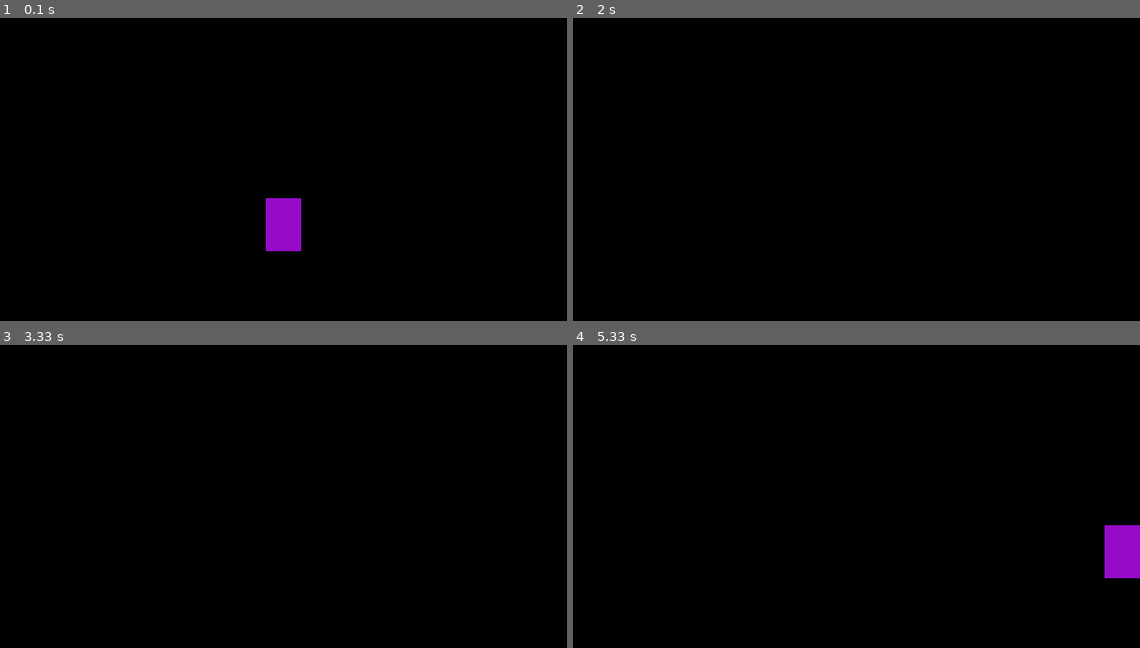
Above: before the commit, frames 1-4 (two rows, left to right).
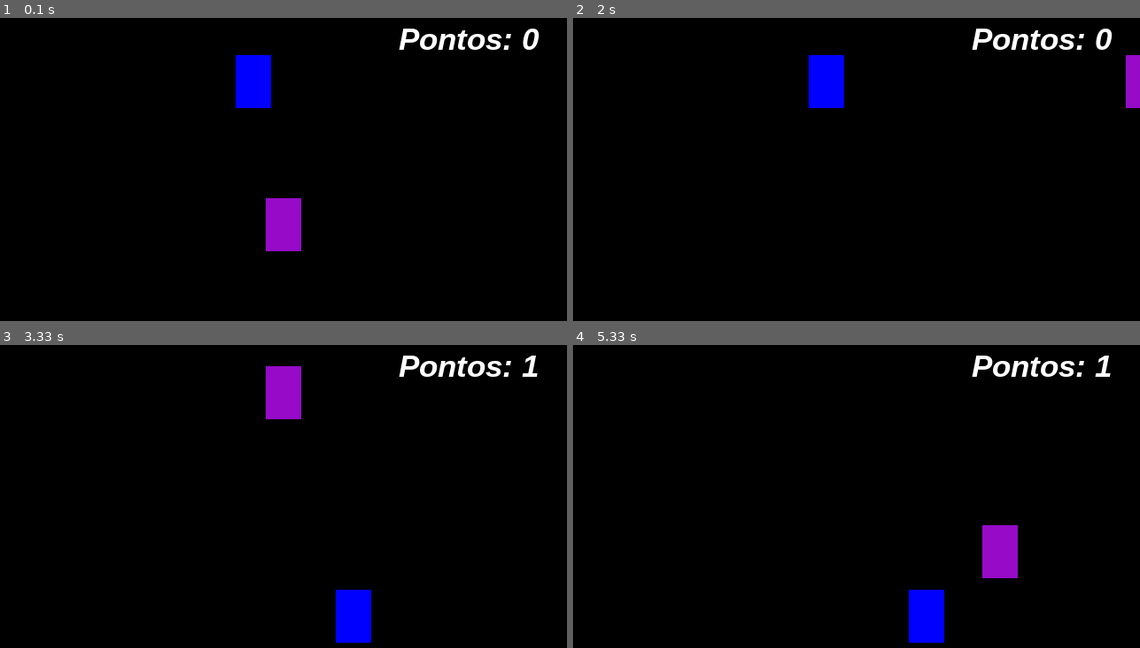
Above: after the commit, the same moments.

Repository: leort11/Aprendendo_Pygame
Game: pygame game, started from controlandoMov_03.py
Two runs of this game, one before a commit and one after it. Both use one fixed random seed, a clock stepped at 60 frames per second and the inputs below.
Inputs:
- Up to frame 1 (0.1 s): no input
- Up to frame 2 (2 s): hold D 0.33-0.8 s; hold W 0.83-1.13 s; hold D 1.17-1.63 s; hold A from 1.67 s (still down)
- Up to frame 3 (3.33 s): release A at 2.2 s; hold S 2.23-2.53 s; hold A 2.57-2.97 s; hold W from 3 s (still down)
- Up to frame 4 (5.33 s): release W at 3.37 s; hold D 3.4-4.03 s; hold A 4.47-4.93 s; hold D from 4.97 s (still down); tap Space at 5.03 s

The runs differ from the first frame. In frame 1, 1.8% of the frame differs, in the area x 41-96%, y 3-30%; in frame 2, 2.3%; in frame 3, 2.9%; in frame 4, 4.0%, in the area x 59-100%, y 3-99%.

Commit message:
Fazendo joguinho simples com colizão, musica e coleta de moedas

Diff:
--- a/controlandoMov_03.py
+++ b/controlandoMov_03.py
@@ -1,21 +1,50 @@
 import pygame
 from pygame.locals import *
 from sys import exit
+from random import randint
 
 pygame.init()
 
+# Música de fundo:
+pygame.mixer.music.set_volume(0.15) # Volume da música (0 a 1).
+musica_fundo = pygame.mixer.music.load('BoxCat Games - Victory.mp3')
+pygame.mixer.music.play(-1)
+
+# Efeitos sonoros:
+coin_sound = pygame.mixer.Sound('smw_coin.wav')
+coin_sound.set_volume(0.5) # Volume do efeito sonoro (0 a 1).
+
 largura = 640 # eixo x
 altura = 480 # eixo y
-x = largura / 2 - 20
-y = altura / 2
+x = int(largura / 2 - 20)
+y = int(altura / 2)
+vel = 9
 
+# Posição inicial do retângulo azul:
+x_azul = randint(40, 600)
+y_azul = randint(50, 430)
+
+# Texto:
+pontos = 0
+fonte = pygame.font.SysFont('arial', 35, True, True)
+
+# Tela:
 tela = pygame.display.set_mode((largura, altura))
 pygame.display.set_caption('Mexendo o boneco')
 relogio = pygame.time.Clock()
 
+# Função para gerar posição aleatória do retângulo azul:
+def randPosition():
+    x_azul = randint(40, 600)
+    y_azul = randint(60, 430)
+    return x_azul, y_azul
+
+# Loop principal:
 while True:
-    relogio.tick(50) # Controla a velocidade de ticks no jogo.
+    relogio.tick(60) # Controla a velocidade de ticks no jogo.
     tela.fill((0, 0, 0)) # Preenchendo a tela com a cor preta.
+    mensagem = f'Pontos: {pontos}' # Mensagem que será exibida na tela.
+    texto_formatado = fonte.render(mensagem, True, (255, 255, 255)) # Formatação do texto.
 
     for event in pygame.event.get():
         if event.type == QUIT:
@@ -37,14 +66,22 @@
                 y = altura / 2
 
     if pygame.key.get_pressed()[K_a]:
-        x = x - 20
+        x = x - vel
     if pygame.key.get_pressed()[K_d]:
-        x = x + 20
+        x = x + vel
     if pygame.key.get_pressed()[K_w]:
-        y = y - 20
+        y = y - vel
     if pygame.key.get_pressed()[K_s]:
-        y = y + 20
+        y = y + vel
 
-    pygame.draw.rect(tela, (150, 10, 200), (x, y, 40, 60))
+    ret_player = pygame.draw.rect(tela, (150, 10, 200), (x, y, 40, 60))
+    ret_azul = pygame.draw.rect(tela, (0, 0, 255), (x_azul, y_azul, 40, 60))
+
+    if ret_player.colliderect(ret_azul):
+        x_azul, y_azul = randPosition()
+        pontos += 1
+        coin_sound.play() # Tocando o som de moeda.
+
+    tela.blit(texto_formatado, (450, 40)) # Exibindo o texto na tela.
 
     pygame.display.update()
Renamed: formas_01.py -> Extras/formas_01.py
Renamed: movimento_02.py -> Extras/movimento_02.py
Binary file added: jogoGIf.gif
Not shown, added: readme.md
Not shown, added: .DS_Store
Not shown, added: BoxCat Games - Victory.mp3
Not shown, added: smw_coin.wav
